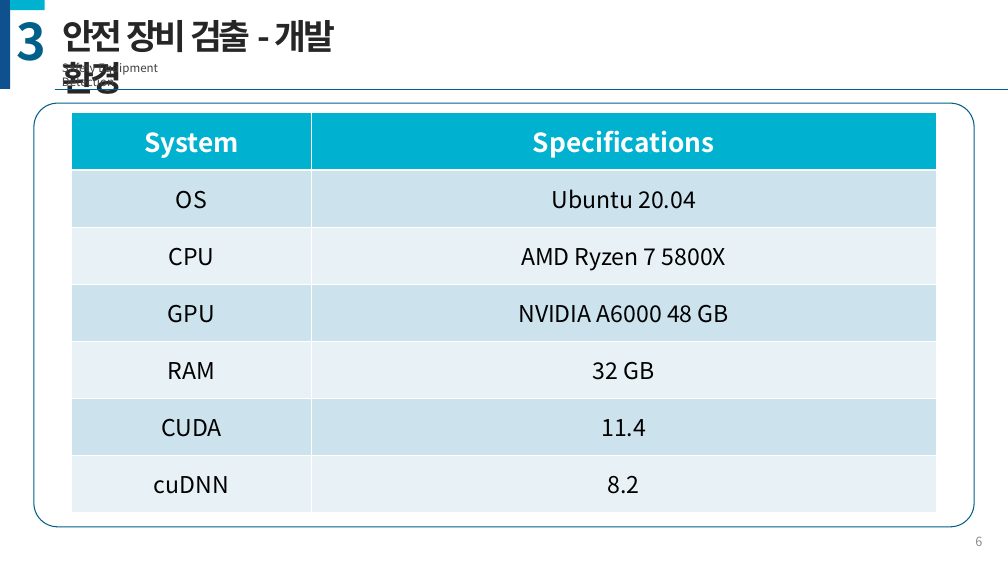
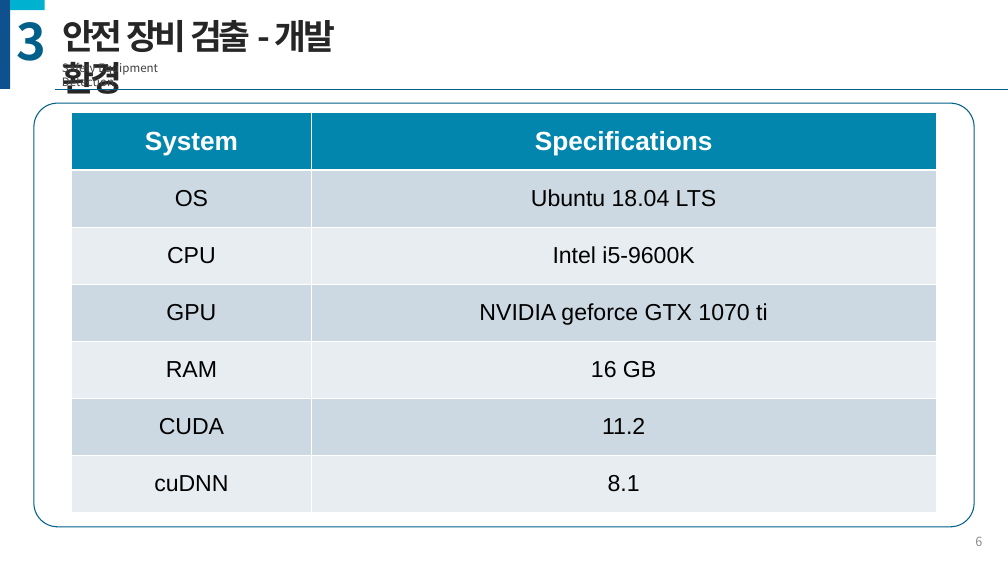
Before and after one commit to JaeHyung-Jung/UNDERDOG, a slide deck: slide 6 of 12주차/발표자료-4.pptx. Drawn at 1008x567 pixels with LibreOffice and Linux fonts; fonts in the diff are those of the drawing. Boxes give left, top, right and bottom in pixels: in the first picture for what was removed or moved away, otherwise in the second. Text is boxed around its words. In the diff, an @@ line names an element or a change of style, - is before the commit and + after.

```diff
--- a/12주차/발표자료-4.pptx
+++ b/12주차/발표자료-4.pptx
@@ table at (72,113,937,513) @@
-row 2, column 2: Ubuntu 20.04
+row 2, column 2: Ubuntu 18.04 LTS
-row 3, column 2: AMD Ryzen 7 5800X
+row 3, column 2: Intel i5-9600K
-row 4, column 2: NVIDIA A6000 48 GB
+row 4, column 2: NVIDIA geforce GTX 1070 ti
-row 5, column 2: 32 GB
+row 5, column 2: 16 GB
-row 6, column 2: 11.4
+row 6, column 2: 11.2
-row 7, column 2: 8.2
+row 7, column 2: 8.1
@@ fill #01B1D0 to #0286AD in row 1 @@
@@ fill #CCE4EE to #CCD9E3 in 6 cells @@
@@ fill #E7F2F7 to #E7EDF1 in 6 cells @@
@@ font Noto Sans CJK KR to Arial in "System", "Specifications", "OS", "CPU" and 4 more places @@
```
Also in this commit, not shown: 7 other slides changed.
